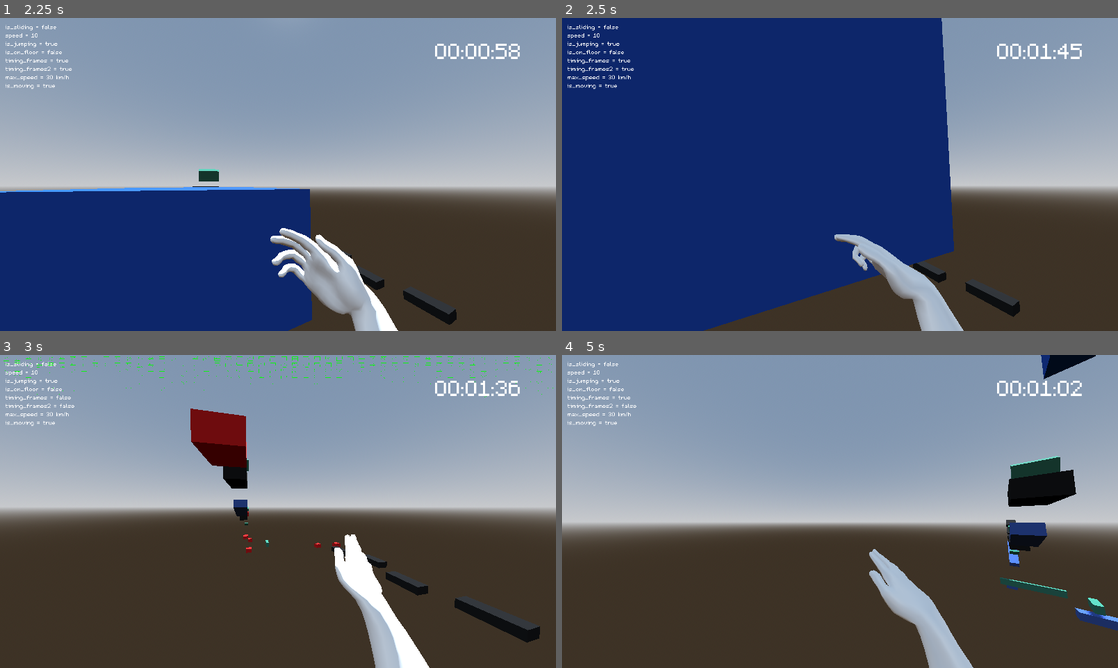
Above: before the commit, frames 1-4 (two rows, left to right).
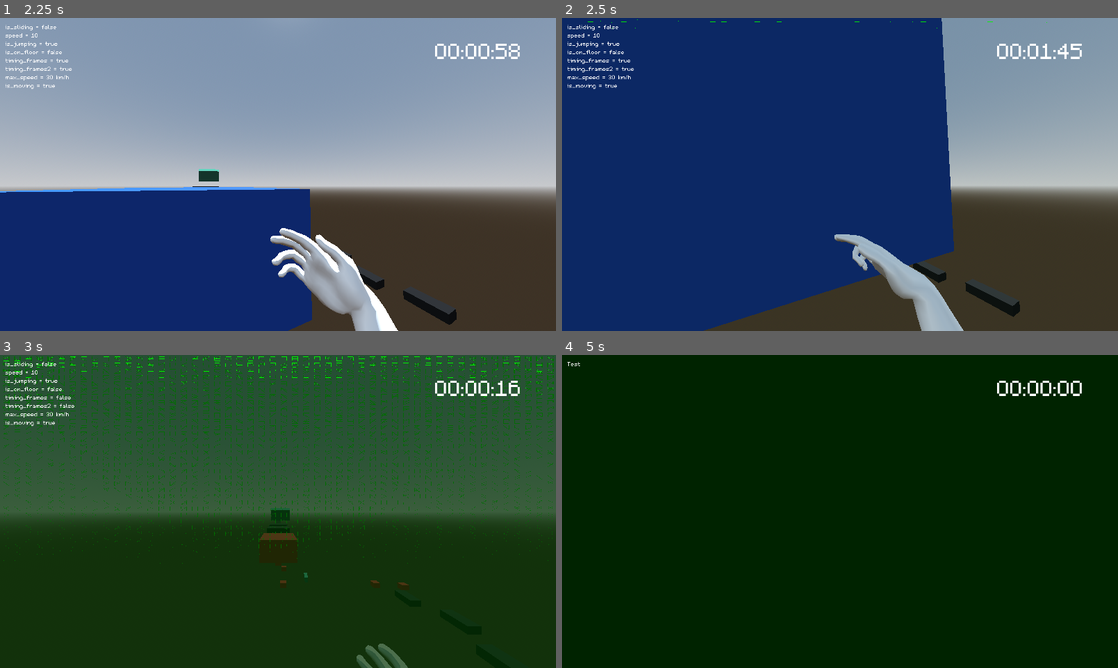
Above: after the commit, the same moments.

Repository: VanixWasTaken/Netrunner
Game: Godot game, scene res://Scenes and Scripts/Blockout_level.tscn
Same seed, same stepped clock (60 frames per second), same inputs: the game is played once before the commit and once after it. This scene is started directly instead of the project's main scene.
Inputs (mouse positions are in pixels of both pictures, inside the frame that each line leads up to):
- Up to frame 1 (2.25 s): move the mouse to (305, 174) at 0.52 s; press the mouse at (305, 174) at 0.53 s; hold W (forward) from 0.53 s (still down); tap Space (jump) at 0.77, 1.52 s; move the mouse to (250, 174) at 1.27 s; release the mouse at (250, 174) at 1.28 s; right-click (250, 174) at 1.35 s; move the mouse to (289, 168) at 2.02 s; hold Shift (slide) from 2.03 s (still down)
- Up to frame 2 (2.5 s): keep holding W (forward); keep holding Shift (slide)
- Up to frame 3 (3 s): keep holding W (forward); move the mouse to (272, 517) at 2.77 s; release Shift (slide) at 2.78 s; click (272, 517) at 2.85 s
- Up to frame 4 (5 s): keep holding W (forward); tap Space (jump) at 3.02, 3.77, 4.52 s; move the mouse to (878, 514) at 3.52 s; hold Right mouse button (mouse_right) 3.53-4.28 s; move the mouse to (795, 508) at 4.27 s; tap Shift (slide) at 4.35 s

Frame 1 is identical in both runs. In frame 2, less than 0.1% of the frame differs, in the area x 4-88%, y 0-4%; in frame 3, 99%, in the area x 0-100%, y 0-100%; in frame 4, 99%.

Commit message:
adjusted death barriars

Diff:
--- a/Scenes and Scripts/Blockout_level.tscn
+++ b/Scenes and Scripts/Blockout_level.tscn
@@ -60,7 +60,11 @@
 [sub_resource type="StandardMaterial3D" id="StandardMaterial3D_5thim"]
 albedo_color = Color(0.733333, 0, 0, 1)
 
-[sub_resource type="WorldBoundaryShape3D" id="WorldBoundaryShape3D_1irrx"]
+[sub_resource type="BoxShape3D" id="BoxShape3D_jnbi4"]
+size = Vector3(27.7704, 1, 65.1692)
+
+[sub_resource type="BoxShape3D" id="BoxShape3D_87j2m"]
+size = Vector3(27.7704, 1, 35.5142)
 
 [sub_resource type="BoxShape3D" id="BoxShape3D_1qp3o"]
 size = Vector3(12.0999, 5.54053, 1)
@@ -325,11 +329,46 @@
 size = Vector3(5, 3, 2)
 
 [node name="DeathArea" type="Area3D" parent="."]
-transform = Transform3D(1, 0, 0, 0, 1, 0, 0, 0, 1, 0, -30.2284, 0)
 
 [node name="CollisionShape3D" type="CollisionShape3D" parent="DeathArea"]
-transform = Transform3D(1, 0, 0, 0, 1, 0, 0, 0, 1, 0, -88.9213, 0)
-shape = SubResource("WorldBoundaryShape3D_1irrx")
+transform = Transform3D(1, 0, 0, 0, 1, 0, 0, 0, 1, -0.605042, 0, -18.3536)
+shape = SubResource("BoxShape3D_jnbi4")
+
+[node name="CollisionShape3D2" type="CollisionShape3D" parent="DeathArea"]
+transform = Transform3D(1, 0, 0, 0, 0.968148, 0.25038, 0, -0.25038, 0.968148, -0.605042, -13.8073, -54.4699)
+shape = SubResource("BoxShape3D_jnbi4")
+
+[node name="CollisionShape3D3" type="CollisionShape3D" parent="DeathArea"]
+transform = Transform3D(1, 0, 0, 0, 1, 0, 0, 0, 1, -0.605042, -18.0723, -120.234)
+shape = SubResource("BoxShape3D_jnbi4")
+
+[node name="CollisionShape3D5" type="CollisionShape3D" parent="DeathArea"]
+transform = Transform3D(1, 0, 0, 0, 1, 0, 0, 0, 1, -0.605042, -43.9988, -149.652)
+shape = SubResource("BoxShape3D_jnbi4")
+
+[node name="CollisionShape3D7" type="CollisionShape3D" parent="DeathArea"]
+transform = Transform3D(-4.37114e-08, 0, -1, 0, 1, 0, 1, 0, -4.37114e-08, 17.2441, -43.9988, -119.449)
+shape = SubResource("BoxShape3D_jnbi4")
+
+[node name="CollisionShape3D8" type="CollisionShape3D" parent="DeathArea"]
+transform = Transform3D(-4.37114e-08, 0, -1, 0, 1, 0, 1, 0, -4.37114e-08, 55.1865, -43.9988, -119.449)
+shape = SubResource("BoxShape3D_jnbi4")
+
+[node name="CollisionShape3D9" type="CollisionShape3D" parent="DeathArea"]
+transform = Transform3D(1, 0, 0, 0, 1, 0, 0, 0, 1, 68.998, -43.9988, -73.4015)
+shape = SubResource("BoxShape3D_jnbi4")
+
+[node name="CollisionShape3D10" type="CollisionShape3D" parent="DeathArea"]
+transform = Transform3D(1, 0, 0, 0, 1, 0, 0, 0, 1, 68.998, -43.9988, -8.24863)
+shape = SubResource("BoxShape3D_jnbi4")
+
+[node name="CollisionShape3D4" type="CollisionShape3D" parent="DeathArea"]
+transform = Transform3D(1, 0, 0, 0, 0.913545, -0.406737, 0, 0.406737, 0.913545, -0.605042, -13.1694, -170.859)
+shape = SubResource("BoxShape3D_87j2m")
+
+[node name="CollisionShape3D6" type="CollisionShape3D" parent="DeathArea"]
+transform = Transform3D(1, 0, 0, 0, 0.913545, -0.406737, 0, 0.406737, 0.913545, -0.605042, -33.6586, -201.328)
+shape = SubResource("BoxShape3D_87j2m")
 
 [node name="SceneTransition" parent="." instance=ExtResource("3_ouy7m")]
 
--- a/Scenes and Scripts/player.gd
+++ b/Scenes and Scripts/player.gd
@@ -72,22 +72,24 @@
 	if is_jumping:
 		$SlidingSound.stop()
 
-	if speed <= 14:
-		$SpeedSound.volume_db = 0
+	if speed <= 10:
+		$SpeedSound.volume_db = -20
+	elif speed <= 14:
+		$SpeedSound.volume_db = -7
 	elif speed <= 18:
+		$SpeedSound.volume_db = -5
+	elif speed <= 20:
+		$SpeedSound.volume_db = -3
+	elif speed <= 22:
+		$SpeedSound.volume_db = -1
+	elif speed <= 24:
+		$SpeedSound.volume_db = 1
+	elif speed <= 26:
 		$SpeedSound.volume_db = 3
-	elif speed <= 20:
-		$SpeedSound.volume_db = 6
-	elif speed <= 22:
-		$SpeedSound.volume_db = 9
-	elif speed <= 24:
-		$SpeedSound.volume_db = 10
-	elif speed <= 26:
-		$SpeedSound.volume_db = 11
 	elif speed <= 28:
-		$SpeedSound.volume_db = 12
+		$SpeedSound.volume_db = 5
 	elif speed <= 30:
-		$SpeedSound.volume_db = 13
+		$SpeedSound.volume_db = 7
 
 
 
--- a/Scenes and Scripts/player.tscn
+++ b/Scenes and Scripts/player.tscn
@@ -6,8 +6,8 @@
 [ext_resource type="Shader" path="res://Shader/speed_effect.gdshader" id="4_att53"]
 [ext_resource type="AudioStream" uid="uid://bh8v7wka7nr1e" path="res://Assets/Audio/SFX/running-1-6846.mp3" id="6_s3tcs"]
 [ext_resource type="AudioStream" uid="uid://clvhgt2n3kgbv" path="res://Assets/Audio/SFX/sliding.mp3" id="7_6qler"]
+[ext_resource type="AudioStream" uid="uid://b60gon80j7cdr" path="res://Assets/Audio/wind.ogg" id="8_1io6x"]
 [ext_resource type="AudioStream" uid="uid://kmd01bfy0bx7" path="res://Assets/Audio/SFX/jump.mp3" id="8_020kn"]
-[ext_resource type="AudioStream" uid="uid://cbrh854f0rvvw" path="res://Assets/Audio/ceiling-fan-indoorwav-14778.mp3" id="9_g1je2"]
 
 [sub_resource type="CapsuleMesh" id="CapsuleMesh_5nlux"]
 
@@ -1024,7 +1024,8 @@
 volume_db = 10.0
 
 [node name="SpeedSound" type="AudioStreamPlayer" parent="."]
-stream = ExtResource("9_g1je2")
+stream = ExtResource("8_1io6x")
+volume_db = -20.0
 autoplay = true
 
 [connection signal="animation_finished" from="Head/Mesh/AnimationPlayer" to="." method="_on_animation_player_animation_finished"]
Not shown, removed: Assets/Audio/ceiling-fan-indoorwav-14778.mp3.import
Not shown, added: Assets/Audio/wind.ogg.import
Not shown: 1 places in Scenes and Scripts/Blockout_level.tscn that only renumber resources
Not shown, removed: Assets/Audio/ceiling-fan-indoorwav-14778.mp3
Not shown, added: Assets/Audio/wind.ogg
